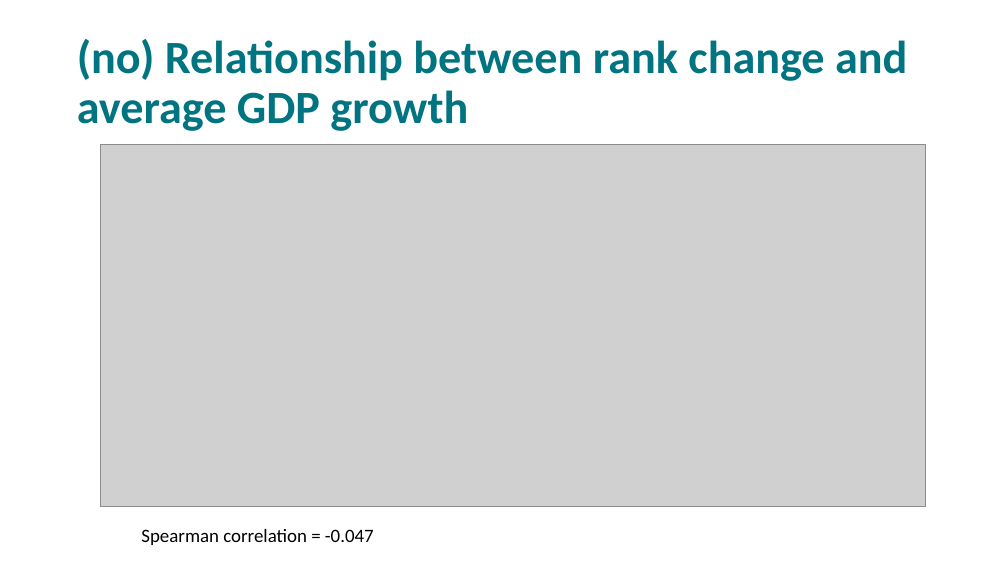
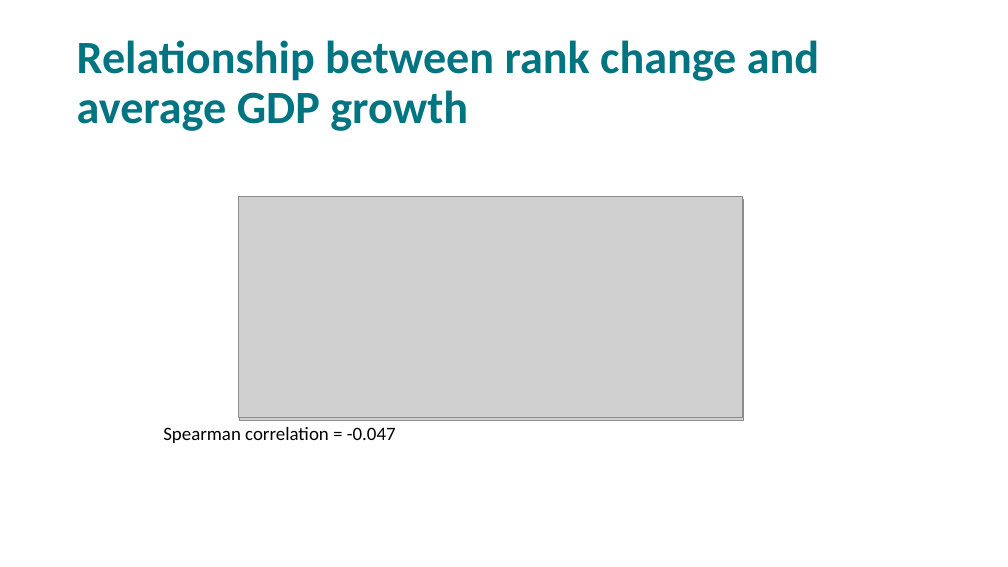
Before and after one commit to hegerty/Collaborations, a slide deck: slide 22 of WERI_Presentation_2025_Hegerty.pptx. Drawn at 1008x567 pixels with LibreOffice and Linux fonts; fonts in the diff are those of the drawing; grey boxes stand for pictures. Boxes give left, top, right and bottom in pixels: in the first picture for what was removed or moved away, otherwise in the second. Text is boxed around its words. In the diff, an @@ line names an element or a change of style, - is before the commit and + after.

```diff
--- a/WERI_Presentation_2025_Hegerty.pptx
+++ b/WERI_Presentation_2025_Hegerty.pptx
@@ text at <box>77,40,819,131</box>: text changed @@
-(no) Relationship between rank change and average GDP growth
+Relationship between rank change and average GDP growth
@@ picture: place and size @@
-picture at <box>100,144,926,507</box>
+picture at <box>239,197,743,418</box>
@@ picture added at <box>240,200,744,421</box> @@
@@ text "Spearman correlation = -0.047": place and size @@
-text "Spearman correlation = -0.047" at <box>141,529,374,545</box>
+text "Spearman correlation = -0.047" at <box>163,427,396,443</box>
```
Also in this commit, not shown: 17 other slides changed, 2 slides added, 2 slides removed.
